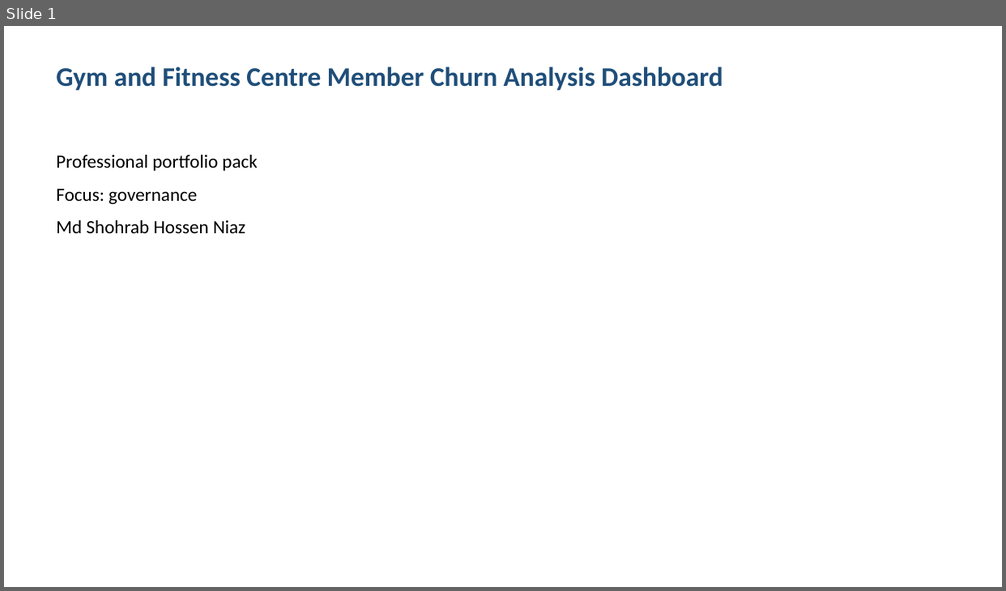
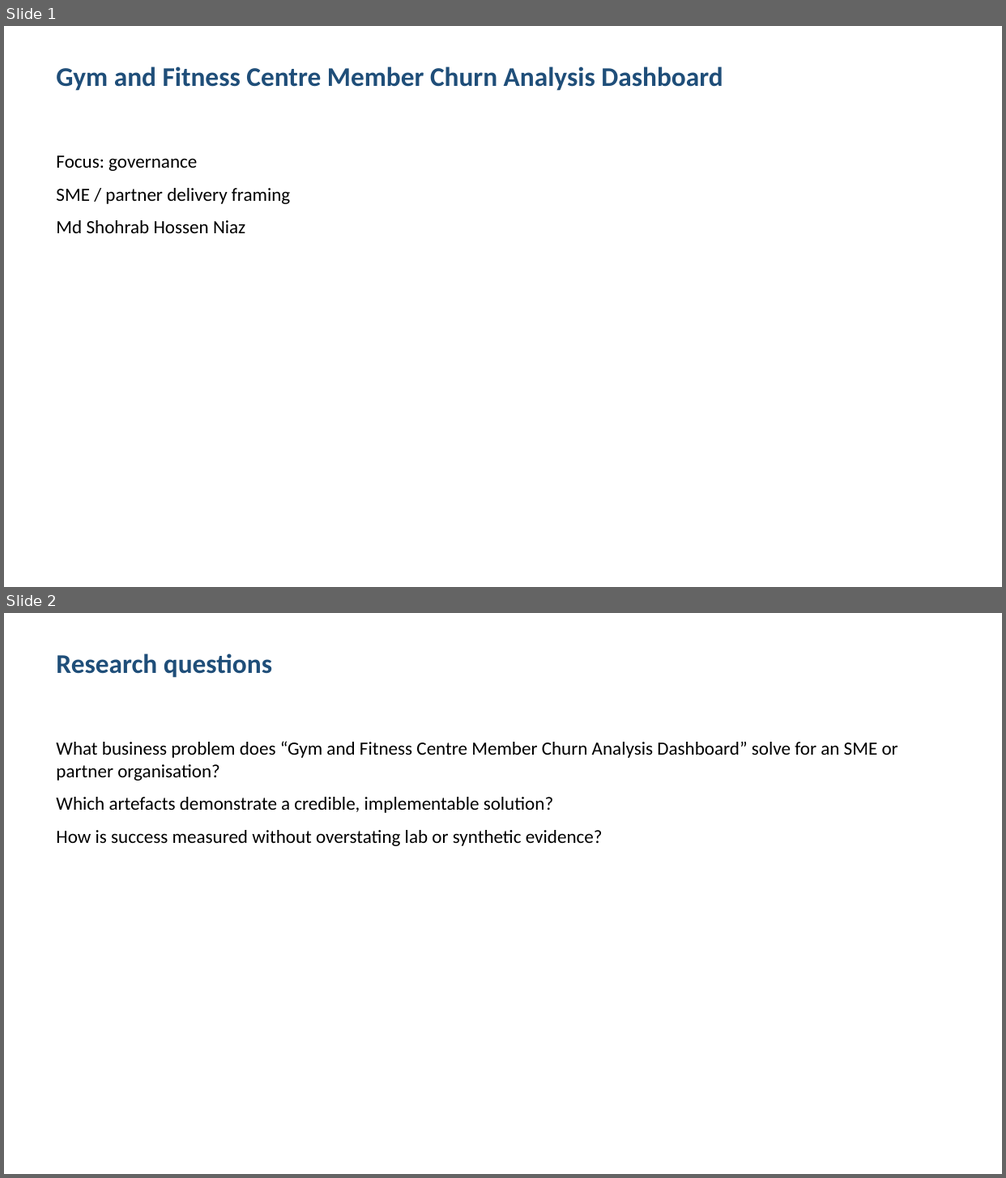
Before and after one commit to shohrabniaz/gym-member-churn-dashboard, a slide deck: Final_Submission/02_Presentation.pptx. Shown one above the other, each under a label of ours: slide 1 before the commit, slides 1 and 2 after it. The pictures are 1006x591 and 1006x1178 pixels, drawn with LibreOffice and Linux fonts; fonts in the diff are those of the drawing. Boxes give left, top, right and bottom in pixels: in the first picture for what was removed or moved away, otherwise in the second. Text is boxed around its words. In the diff, an @@ line names an element or a change of style, - is before the commit and + after.

Commit message:
Polish portfolio pack for professional showcase readiness.

```diff
--- a/Final_Submission/02_Presentation.pptx
+++ b/Final_Submission/02_Presentation.pptx
@@ slide 2 added at bbox=[4, 613, 1002, 1174], background #FFFFFF @@
@@ text added at bbox=[56, 653, 272, 678], 26 pt, text #1F4E79, bold @@
+Research questions
@@ text added at bbox=[56, 741, 898, 846], 18 pt, text #000000 @@
+What business problem does “Gym and Fitness Centre Member Churn Analysis Dashboard” solve for an SME or partner organisation?
+Which artefacts demonstrate a credible, implementable solution?
+How is success measured without overstating lab or synthetic evidence?
@@ slide 1 changed as well @@
@@ text at bbox=[56, 155, 257, 171]: paragraph removed @@
-Professional portfolio pack
@@ text at bbox=[56, 188, 290, 204]: paragraph added @@
+SME / partner delivery framing
```
Also in this commit, not shown: 2 other slides changed, 1 slide removed, 12 other files.
